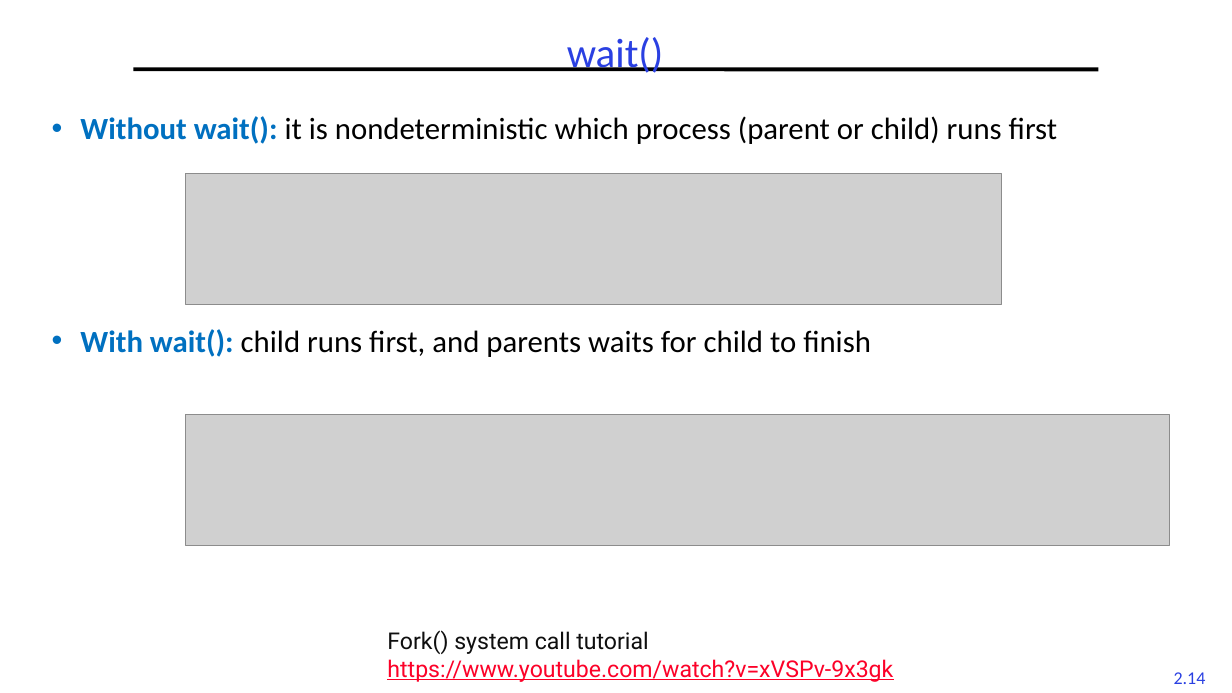
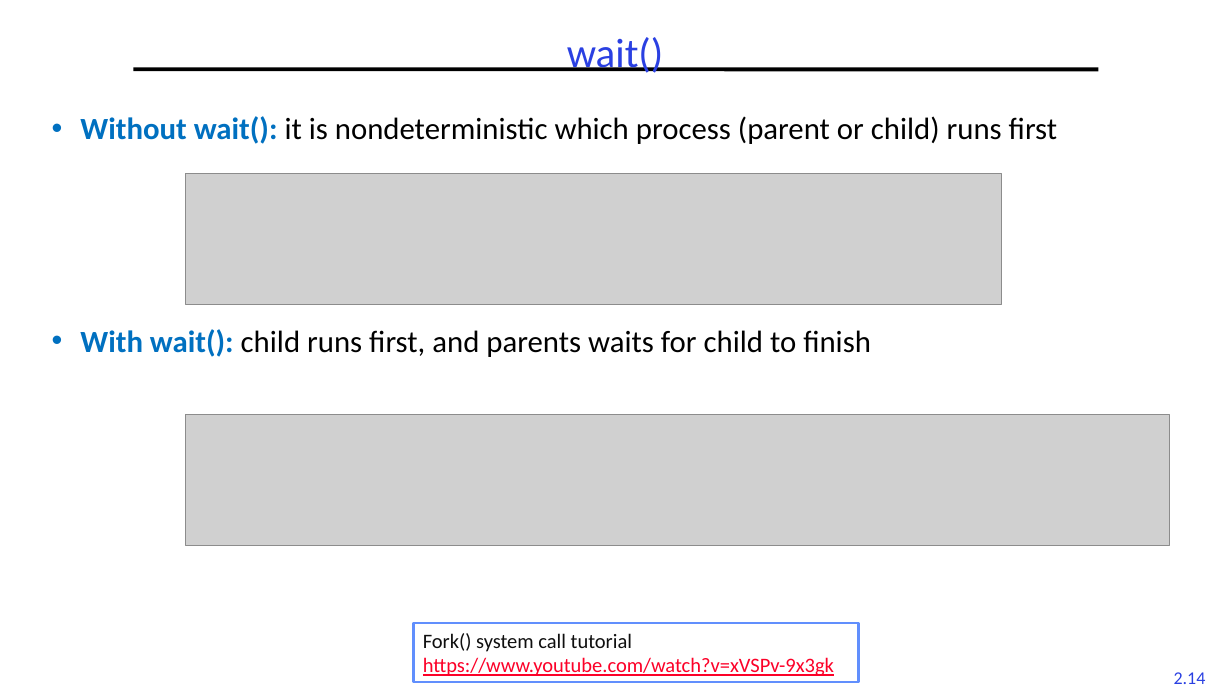
Before and after one commit to guhofstra/CSC256Fa25, a slide deck: slide 14 of PPTs/L2-Processes Threads.pptx. Drawn at 1232x693 pixels with LibreOffice and Linux fonts; fonts in the diff are those of the drawing; grey boxes stand for pictures. Boxes give left, top, right and bottom in pixels: in the first picture for what was removed or moved away, otherwise in the second. Text is boxed around its words. In the diff, an @@ line names an element or a change of style, - is before the commit and + after.

```diff
--- a/PPTs/L2-Processes Threads.pptx
+++ b/PPTs/L2-Processes Threads.pptx
@@ rectangle "Fork() system call tutorial": place and size @@
-rectangle "Fork() system call tutorial" at (387,630,893,682)
+rectangle "Fork() system call tutorial" at (414,623,860,682)
@@ rectangle "Fork() system call tutorial" at (414,623,860,682): size 18 to 16 pt, font Roboto to Calibri; fill none to #FFFFFF; outline none to #618FFD 2 pt @@
```
Also in this commit, not shown: 7 other slides changed, 5 slides added, 3 other files.
